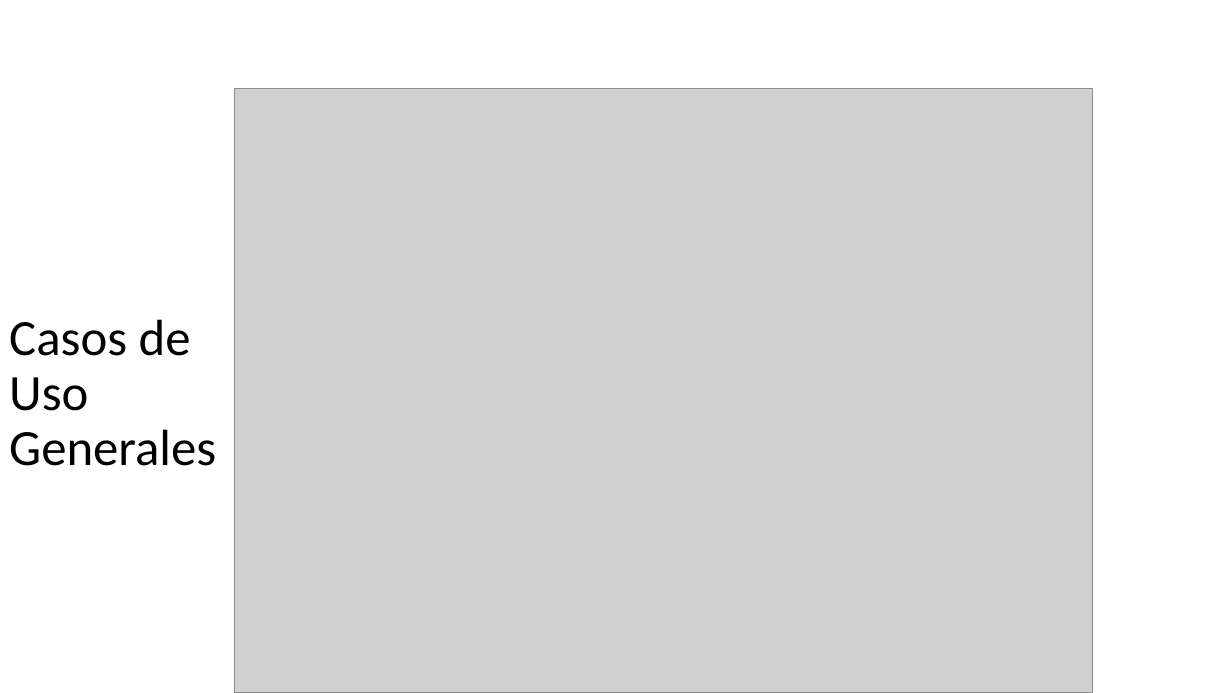
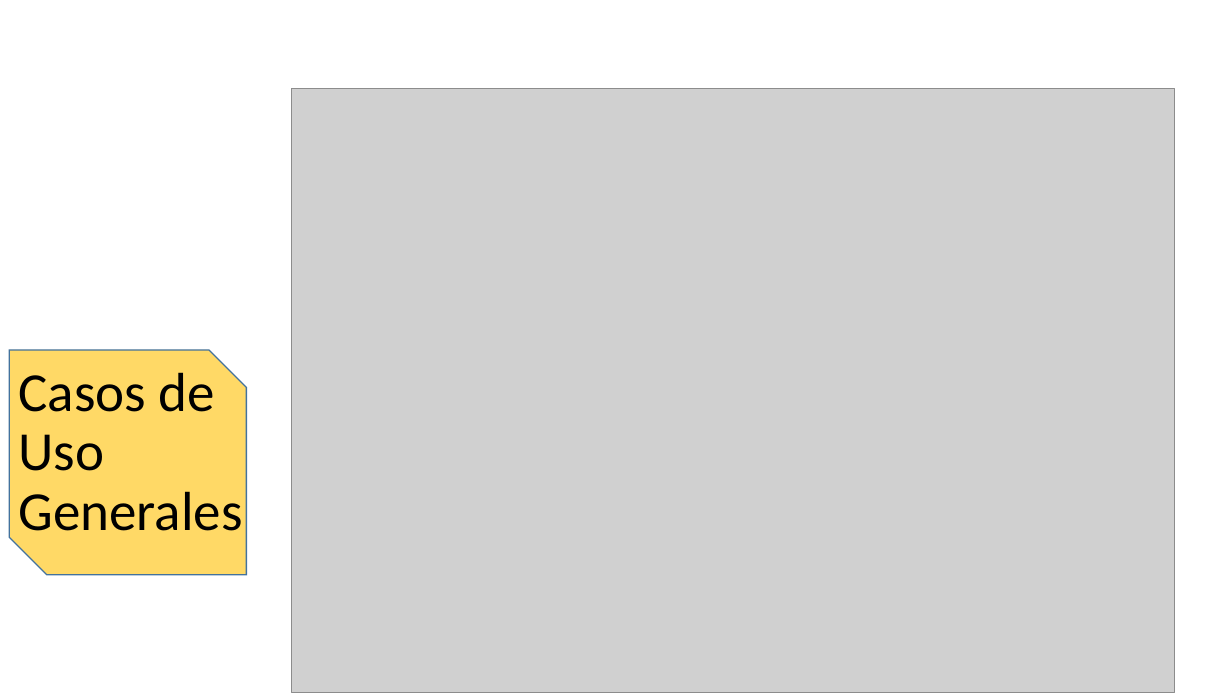
Before and after one commit to hugoaraya/Portafolio_2.0, a slide deck: slide 8 of Evidencias Documentales/Presentacion/Presentación-Portafolio-Proyecto_Hostal_2018 .pptx (slide 10 before the commit). Drawn at 1232x693 pixels with LibreOffice and Linux fonts; fonts in the diff are those of the drawing; grey boxes stand for pictures; background and template pictures are left out. Boxes give left, top, right and bottom in pixels: in the first picture for what was removed or moved away, otherwise in the second. Text is boxed around its words. In the diff, an @@ line names an element or a change of style, - is before the commit and + after.

```diff
--- a/Evidencias Documentales/Presentacion/Presentación-Portafolio-Proyecto_Hostal_2018 .pptx
+++ b/Evidencias Documentales/Presentacion/Presentación-Portafolio-Proyecto_Hostal_2018 .pptx
@@ picture: place and size @@
-picture at (235, 89, 1093, 693)
+picture at (292, 89, 1175, 693)
@@ text "Casos de Uso Generales": place and size @@
-text "Casos de Uso Generales" at (9, 319, 216, 466)
+text "Casos de Uso Generales" at (19, 372, 243, 531)
@@ text "Casos de Uso Generales" at (19, 372, 243, 531): size 39.6 to 42.9 pt @@
@@ snip diag rect added at (9, 350, 247, 575), fill #FFD966, outline #43739E 1 pt @@
```
Also in this commit, not shown: 3 other slides changed, 3 slides added, 3 slides removed, 2 other files.
